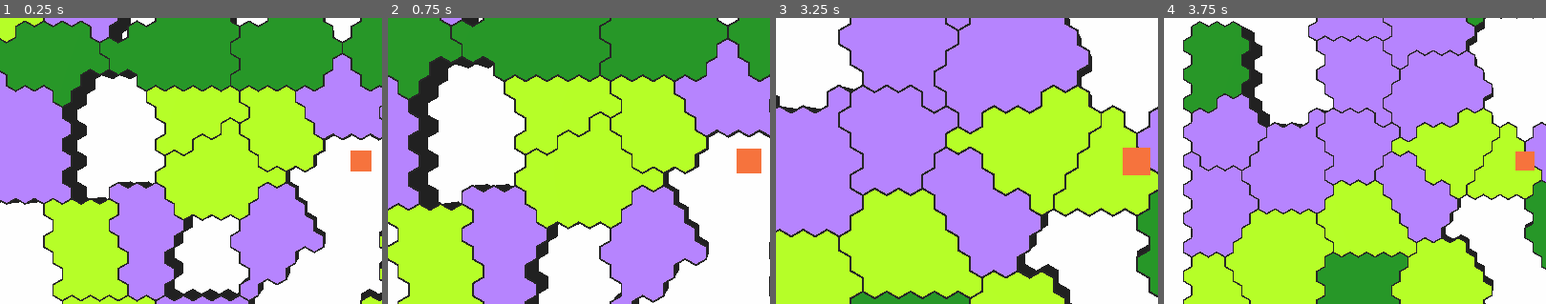
Above: before the commit, frames 1-4 (left to right).
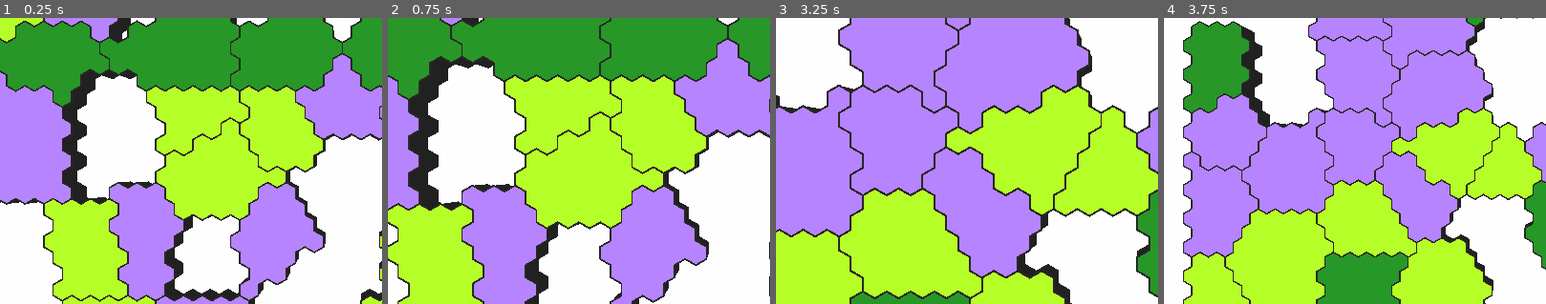
Above: after the commit, the same moments.

Repository: ilyaev/godot-hexes
Game: Godot game, scene res://src/Game.tscn
The game is run twice, just before and just after one commit, with the same random seed, the same clock (stepped at 60 frames per second) and the same inputs.
Inputs (mouse positions are % of the whole screen's width and height, from its top left):
- Up to frame 1 (0.25 s): no input
- Up to frame 2 (0.75 s): tap Enter at 0.5 s; move the mouse to (72, 45) at 0.52 s; hold W from 0.53 s (still down); hold H from 0.53 s (still down); click (72, 45) at 0.67 s
- Up to frame 3 (3.25 s): tap Space at 0.77, 1.52, 2.75, 3.02 s; move the mouse to (30, 55) at 1.27 s; release W at 1.28 s; release H at 1.28 s; hold S 1.28-2.03 s; tap R at 1.35, 2.85 s; click (30, 55) at 1.42 s; move the mouse to (60, 28) at 2.02 s; hold H 2.03-2.78 s; hold W from 2.03 s (still down); click (60, 28) at 2.17 s; move the mouse to (45, 70) at 2.77 s; click (45, 70) at 2.92 s
- Up to frame 4 (3.75 s): move the mouse to (80, 65) at 3.52 s; release W at 3.53 s; hold S from 3.53 s (still down); hold H from 3.53 s (still down); click (80, 65) at 3.67 s
The pictures show only the part of the screen within x 3-53%, y 25-75%; the shares and areas given below are measured in that part.

The runs differ from the first frame. In frame 1, 0.4% of the frame differs, in the area x 91-98%, y 46-54%; in frame 2, 0.6%; in frame 3, 0.7%, in the area x 90-98%, y 45-55%; in frame 4, 0.3%.

Commit message:
feat: arrow selection draft

Diff:
--- a/src/Game.gd
+++ b/src/Game.gd
@@ -23,9 +23,15 @@
 
 	original_transform = $Camera.transform
 
+	global.connect('region_clicked', self, 'on_region_clicked')
+
 	pass
 
-
+func on_region_clicked(region, position):
+	$Arrow.relocate(region.capital.origin + Grid.translation)
+	$Arrow.target_pos = position - $Arrow.translation
+	$Arrow.build()
+	$Arrow.show()
 
 func _input(event):
 
@@ -71,20 +77,6 @@
 		$Camera.transform = original_transform.rotated(Vector3(0,1,0), PI / 2 * diff.x / 300).rotated(Vector3(1,0,0), PI / 2 * diff.y / 300)
 
 	if event is InputEventMouseMotion:
-		# var screen_rect = get_viewport().get_visible_rect()
-		# var start = Vector2(screen_rect.position)
-		# var end = Vector2(screen_rect.size)
-		# var coords = $Camera.project_position(event.position)
-
-		# var factor = 35
-
-		# $Camera/Sphere.transform = sp_transform.translated(Vector3(coords.x,coords.y,0) * factor)
-
-		# var pos = $Camera/Sphere.get_translation() + $Camera.get_translation()
-		# var spos = $Camera.unproject_position(pos)
-		# print(pos, spos, coords, $Camera.near, ', ', $Camera.far,', ', $Camera.projection, ', ', $Camera.fov)
-
-
 		var mouse_pos = event.position
 		var space_state = get_world().get_direct_space_state()
 		var from = $Camera.project_ray_origin(mouse_pos)
@@ -94,3 +86,4 @@
 		if result:
 			$Sphere.transform = sp_transform.translated(Vector3(result.position.x, result.position.y, result.position.z + 0.01))
 			global.update_mouse_position(result.position, $Camera.unproject_position(result.position))
+			$Arrow.target_pos = result.position - $Arrow.translation
--- a/src/Game.tscn
+++ b/src/Game.tscn
@@ -1,8 +1,8 @@
 [gd_scene load_steps=9 format=2]
 
 [ext_resource path="res://src/Game.gd" type="Script" id=1]
-[ext_resource path="res://src/selection/Arrow.tscn" type="PackedScene" id=2]
-[ext_resource path="res://src/default_env.tres" type="Environment" id=3]
+[ext_resource path="res://src/default_env.tres" type="Environment" id=2]
+[ext_resource path="res://src/spatial/Arrow.tscn" type="PackedScene" id=3]
 
 [sub_resource type="SpatialMaterial" id=1]
 
@@ -178,10 +178,9 @@
 shape = SubResource( 3 )
 disabled = false
 
-[node name="Arrow" parent="." index="1" instance=ExtResource( 2 )]
-
-[node name="Sphere" type="MeshInstance" parent="." index="2"]
-
+[node name="Sphere" type="MeshInstance" parent="." index="1"]
+
+visible = false
 layers = 1
 material_override = null
 cast_shadow = 1
@@ -196,12 +195,12 @@
 material/0 = null
 _sections_unfolded = [ "Transform" ]
 
-[node name="Camera" type="Camera" parent="." index="3"]
+[node name="Camera" type="Camera" parent="." index="2"]
 
 transform = Transform( 1, 0, 0, 0, 1, 0, 0, 0, 1, 0, 0, 1.9 )
 keep_aspect = 1
 cull_mask = 1048575
-environment = ExtResource( 3 )
+environment = ExtResource( 2 )
 h_offset = 0.0
 v_offset = 0.0
 doppler_tracking = 0
@@ -240,3 +239,5 @@
 directional_shadow_depth_range = 0
 directional_shadow_max_distance = 200.0
 _sections_unfolded = [ "Shadow" ]
+
+[node name="Arrow" parent="." index="3" instance=ExtResource( 3 )]
--- a/src/sandbox/SplineRotationObject.gd
+++ b/src/sandbox/SplineRotationObject.gd
@@ -4,6 +4,7 @@
 var arrow_class = preload('../spatial/arrow.tscn')
 var curve = Curve2D.new()
 var target_picked = false
+var center_picked = false
 var original_transform
 var pointer
 
@@ -118,3 +119,29 @@
 			$Target.transform = original_transform.translated(Vector3(result.position.x, result.position.y, 0))
 			# arrow()
 			pointer.target_pos = result.position
+
+	if event is InputEventMouseButton and !event.is_pressed() and center_picked:
+		center_picked = false
+		$Center/Shape.disabled = false
+
+	if event is InputEventMouseMotion and center_picked:
+		var mouse_pos = event.position
+		var space_state = get_world().get_direct_space_state()
+		var from = $Camera.project_ray_origin(mouse_pos)
+		var to = from + $Camera.project_ray_normal(mouse_pos) * 10000
+
+		var result = space_state.intersect_ray( from, to )
+		if result:
+			$Center.transform = original_transform.translated(Vector3(result.position.x, result.position.y, 0))
+			# arrow()
+			pointer.start_pos = result.position
+			pointer.build()
+
+
+
+func _on_Center_input_event(camera, event, click_position, click_normal, shape_idx):
+	if event is InputEventMouseButton:
+		if event.is_pressed():
+			center_picked = !center_picked
+			if center_picked:
+				$Center/Shape.disabled = true
--- a/src/sandbox/SplineRotationObject.tscn
+++ b/src/sandbox/SplineRotationObject.tscn
@@ -3,67 +3,7 @@
 [ext_resource path="res://src/sandbox/SplineRotationObject.gd" type="Script" id=1]
 [ext_resource path="res://src/sandbox/Dummy.tscn" type="PackedScene" id=2]
 
-[sub_resource type="SpatialMaterial" id=2]
-
-render_priority = 0
-flags_transparent = false
-flags_unshaded = false
-flags_vertex_lighting = false
-flags_no_depth_test = false
-flags_use_point_size = false
-flags_world_triplanar = false
-flags_fixed_size = false
-flags_albedo_tex_force_srgb = false
-vertex_color_use_as_albedo = false
-vertex_color_is_srgb = false
-params_diffuse_mode = 0
-params_specular_mode = 0
-params_blend_mode = 0
-params_cull_mode = 0
-params_depth_draw_mode = 0
-params_line_width = 1.0
-params_point_size = 1.0
-params_billboard_mode = 0
-params_grow = false
-params_use_alpha_scissor = false
-albedo_color = Color( 1, 1, 1, 1 )
-metallic = 0.0
-metallic_specular = 0.5
-metallic_texture_channel = 0
-roughness = 0.0
-roughness_texture_channel = 0
-emission_enabled = false
-normal_enabled = false
-rim_enabled = false
-clearcoat_enabled = false
-anisotropy_enabled = false
-ao_enabled = false
-depth_enabled = false
-subsurf_scatter_enabled = false
-transmission_enabled = false
-refraction_enabled = false
-detail_enabled = false
-uv1_scale = Vector3( 1, 1, 1 )
-uv1_offset = Vector3( 0, 0, 0 )
-uv1_triplanar = false
-uv1_triplanar_sharpness = 1.0
-uv2_scale = Vector3( 1, 1, 1 )
-uv2_offset = Vector3( 0, 0, 0 )
-uv2_triplanar = false
-uv2_triplanar_sharpness = 1.0
-proximity_fade_enable = false
-distance_fade_enable = false
-
-[sub_resource type="SphereMesh" id=1]
-
-material = SubResource( 2 )
-radius = 1.0
-height = 2.0
-radial_segments = 64
-rings = 32
-is_hemisphere = false
-
-[sub_resource type="SpatialMaterial" id=3]
+[sub_resource type="SpatialMaterial" id=1]
 
 render_priority = 0
 flags_transparent = false
@@ -115,22 +55,82 @@
 distance_fade_enable = false
 _sections_unfolded = [ "Albedo" ]
 
-[sub_resource type="SphereMesh" id=4]
-
-material = SubResource( 3 )
+[sub_resource type="SphereMesh" id=2]
+
+material = SubResource( 1 )
 radius = 1.0
 height = 2.0
 radial_segments = 64
 rings = 32
 is_hemisphere = false
 
-[sub_resource type="SphereShape" id=5]
+[sub_resource type="SphereShape" id=3]
 
 radius = 0.1
 
-[sub_resource type="BoxShape" id=6]
+[sub_resource type="BoxShape" id=4]
 
 extents = Vector3( 3, 3, 0.01 )
+
+[sub_resource type="SpatialMaterial" id=5]
+
+render_priority = 0
+flags_transparent = false
+flags_unshaded = false
+flags_vertex_lighting = false
+flags_no_depth_test = false
+flags_use_point_size = false
+flags_world_triplanar = false
+flags_fixed_size = false
+flags_albedo_tex_force_srgb = false
+vertex_color_use_as_albedo = false
+vertex_color_is_srgb = false
+params_diffuse_mode = 0
+params_specular_mode = 0
+params_blend_mode = 0
+params_cull_mode = 0
+params_depth_draw_mode = 0
+params_line_width = 1.0
+params_point_size = 1.0
+params_billboard_mode = 0
+params_grow = false
+params_use_alpha_scissor = false
+albedo_color = Color( 1, 1, 1, 1 )
+metallic = 0.0
+metallic_specular = 0.5
+metallic_texture_channel = 0
+roughness = 0.0
+roughness_texture_channel = 0
+emission_enabled = false
+normal_enabled = false
+rim_enabled = false
+clearcoat_enabled = false
+anisotropy_enabled = false
+ao_enabled = false
+depth_enabled = false
+subsurf_scatter_enabled = false
+transmission_enabled = false
+refraction_enabled = false
+detail_enabled = false
+uv1_scale = Vector3( 1, 1, 1 )
+uv1_offset = Vector3( 0, 0, 0 )
+uv1_triplanar = false
+uv1_triplanar_sharpness = 1.0
+uv2_scale = Vector3( 1, 1, 1 )
+uv2_offset = Vector3( 0, 0, 0 )
+uv2_triplanar = false
+uv2_triplanar_sharpness = 1.0
+proximity_fade_enable = false
+distance_fade_enable = false
+
+[sub_resource type="SphereMesh" id=6]
+
+material = SubResource( 5 )
+radius = 1.0
+height = 2.0
+radial_segments = 64
+rings = 32
+is_hemisphere = false
 
 [node name="Spatial" type="Spatial" index="0"]
 
@@ -179,24 +179,7 @@
 directional_shadow_depth_range = 0
 directional_shadow_max_distance = 200.0
 
-[node name="Center" type="MeshInstance" parent="." index="1"]
-
-transform = Transform( 0.05, 0, 0, 0, 0.05, 0, 0, 0, 0.05, 0, 0, 0 )
-layers = 1
-material_override = null
-cast_shadow = 1
-extra_cull_margin = 0.0
-use_in_baked_light = false
-lod_min_distance = 0.0
-lod_min_hysteresis = 0.0
-lod_max_distance = 0.0
-lod_max_hysteresis = 0.0
-mesh = SubResource( 1 )
-skeleton = NodePath("..")
-material/0 = null
-_sections_unfolded = [ "Transform" ]
-
-[node name="Nodes" type="Spatial" parent="." index="2"]
+[node name="Nodes" type="Spatial" parent="." index="1"]
 
 editor/display_folded = true
 visible = false
@@ -221,13 +204,13 @@
 transform = Transform( 1, 0, 0, 0, 1, 0, 0, 0, 1, 1, -1, 0 )
 _sections_unfolded = [ "Transform" ]
 
-[node name="Spline" type="Spatial" parent="." index="3"]
-
-[node name="Lines" type="Spatial" parent="." index="4"]
-
-[node name="Target" type="Area" parent="." index="5"]
-
-editor/display_folded = true
+[node name="Spline" type="Spatial" parent="." index="2"]
+
+[node name="Lines" type="Spatial" parent="." index="3"]
+
+[node name="Target" type="Area" parent="." index="4"]
+
+transform = Transform( 1, 0, 0, 0, 1, 0, 0, 0, 1, 0, 0, 0.1 )
 input_ray_pickable = false
 input_capture_on_drag = false
 space_override = 0
@@ -262,17 +245,17 @@
 lod_min_hysteresis = 0.0
 lod_max_distance = 0.0
 lod_max_hysteresis = 0.0
-mesh = SubResource( 4 )
+mesh = SubResource( 2 )
 skeleton = NodePath("..")
 material/0 = null
 _sections_unfolded = [ "Transform" ]
 
 [node name="Shape" type="CollisionShape" parent="Target" index="1"]
 
-shape = SubResource( 5 )
+shape = SubResource( 3 )
 disabled = false
 
-[node name="Detector" type="Area" parent="." index="6"]
+[node name="Detector" type="Area" parent="." index="5"]
 
 input_ray_pickable = false
 input_capture_on_drag = false
@@ -297,7 +280,55 @@
 
 [node name="Shape" type="CollisionShape" parent="Detector" index="0"]
 
-shape = SubResource( 6 )
+shape = SubResource( 4 )
 disabled = false
 
+[node name="Center" type="Area" parent="." index="6"]
+
+input_ray_pickable = false
+input_capture_on_drag = false
+space_override = 0
+gravity_point = false
+gravity_distance_scale = 0.0
+gravity_vec = Vector3( 0, -1, 0 )
+gravity = 9.8
+linear_damp = 0.1
+angular_damp = 1.0
+priority = 0.0
+monitoring = true
+monitorable = true
+collision_layer = 1
+collision_mask = 1
+audio_bus_override = false
+audio_bus_name = "Master"
+reverb_bus_enable = false
+reverb_bus_name = "Master"
+reverb_bus_amount = 0.0
+reverb_bus_uniformity = 0.0
+
+[node name="CenterMesh" type="MeshInstance" parent="Center" index="0"]
+
+transform = Transform( 0.1, 0, 0, 0, 0.1, 0, 0, 0, 0.1, 0, 0, 0.1 )
+layers = 1
+material_override = null
+cast_shadow = 1
+extra_cull_margin = 0.0
+use_in_baked_light = false
+lod_min_distance = 0.0
+lod_min_hysteresis = 0.0
+lod_max_distance = 0.0
+lod_max_hysteresis = 0.0
+mesh = SubResource( 6 )
+skeleton = NodePath("..")
+material/0 = null
+_sections_unfolded = [ "Transform" ]
+
+[node name="Shape" type="CollisionShape" parent="Center" index="1"]
+
+transform = Transform( 1, 0, 0, 0, 1, 0, 0, 0, 1, 0, 0, 0.1 )
+shape = SubResource( 3 )
+disabled = false
+
 [connection signal="input_event" from="Target" to="." method="_on_Target_input_event"]
+
+[connection signal="input_event" from="Center" to="." method="_on_Center_input_event"]
--- a/src/spatial/Arrow.gd
+++ b/src/spatial/Arrow.gd
@@ -2,29 +2,37 @@
 
 # public
 
-var start_pos
-var base_width = 0.5
+var start_pos = Vector3(0,0,0)
+var base_width = 0.3
 var head_width = 0.3
-var target_pos = Vector3(0,0,0) setget set_target_pos, get_target_pos
+var target_pos = Vector3(0,0.8,0) setget set_target_pos, get_target_pos
 var color = Color('#ff0000') setget set_color, get_color
-var z = 0
+var z = 0.11
 var base_angle = 0 setget set_base_angle, get_base_angle
 var current_fixed_angle = 0
 
 # private
 
 var angle_step = PI / 4
-var density = 10
+var density = 8
 var curve = Curve2D.new()
 var mesh = Mesh.new()
 var mat = SpatialMaterial.new()
 var surface = global.Surface
 
+var original_translation
+
 
 func _ready():
+	hide()
+	original_translation = translation
 	mat.set_albedo(Color('#ff0000'))
 	$Mesh.set_material_override(mat)
 	$Mesh.set_mesh(mesh)
+	build()
+
+func relocate(pos):
+	translation = pos
 	build()
 
 func set_base_angle(new_angle):
